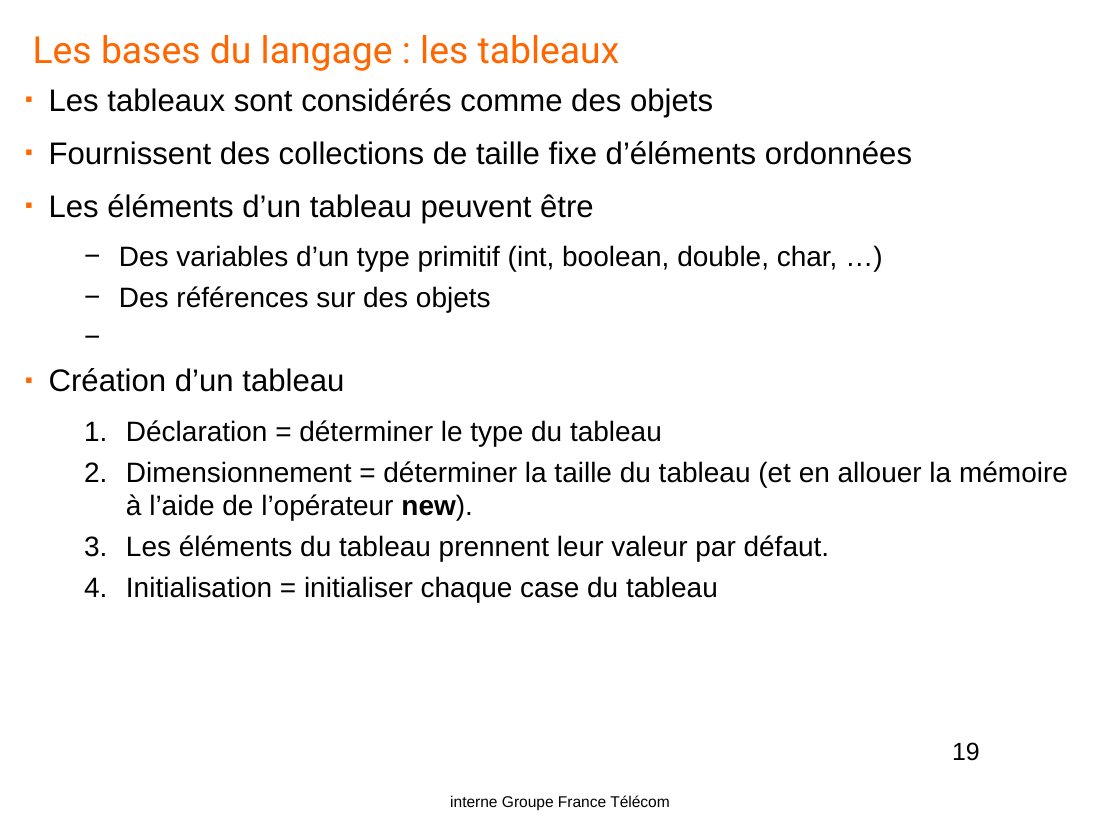
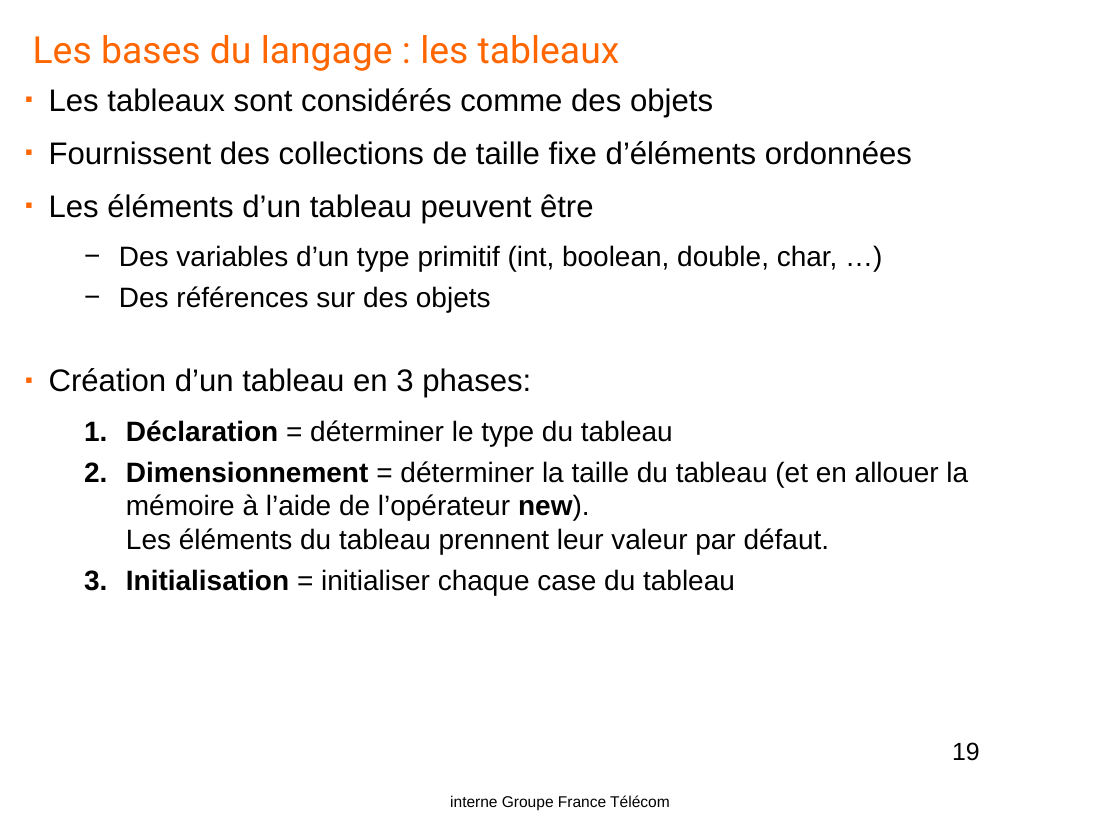
Before and after one commit to yplo6403/formationjava, a slide deck: slide 19 of doc/Java-OL1.pptx. Drawn at 1120x840 pixels with LibreOffice and Linux fonts; fonts in the diff are those of the drawing; background and template pictures are left out. Boxes give left, top, right and bottom in pixels: in the first picture for what was removed or moved away, otherwise in the second. Text is boxed around its words. In the diff, an @@ line names an element or a change of style, - is before the commit and + after.

```diff
--- a/doc/Java-OL1.pptx
+++ b/doc/Java-OL1.pptx
@@ text at [49, 368, 531, 398]: text changed @@
-▪ Création d’un tableau
+▪ Création d’un tableau en 3 phases:
@@ text at [126, 420, 735, 595]: bold on in "Déclaration", "Initialisation" @@
@@ text at [126, 461, 968, 554]: text changed @@
-  2. Dimensionnement = déterminer la taille du tableau (et en allouer la mémoire à l’aide de l’opérateur new).
-  3. Les éléments du tableau prennent leur valeur par défaut.
+  2. Dimensionnement = déterminer la taille du tableau (et en allouer la mémoire à l’aide de l’opérateur new).
+     Les éléments du tableau prennent leur valeur par défaut.
```
Also in this commit, not shown: 13 other slides changed.
